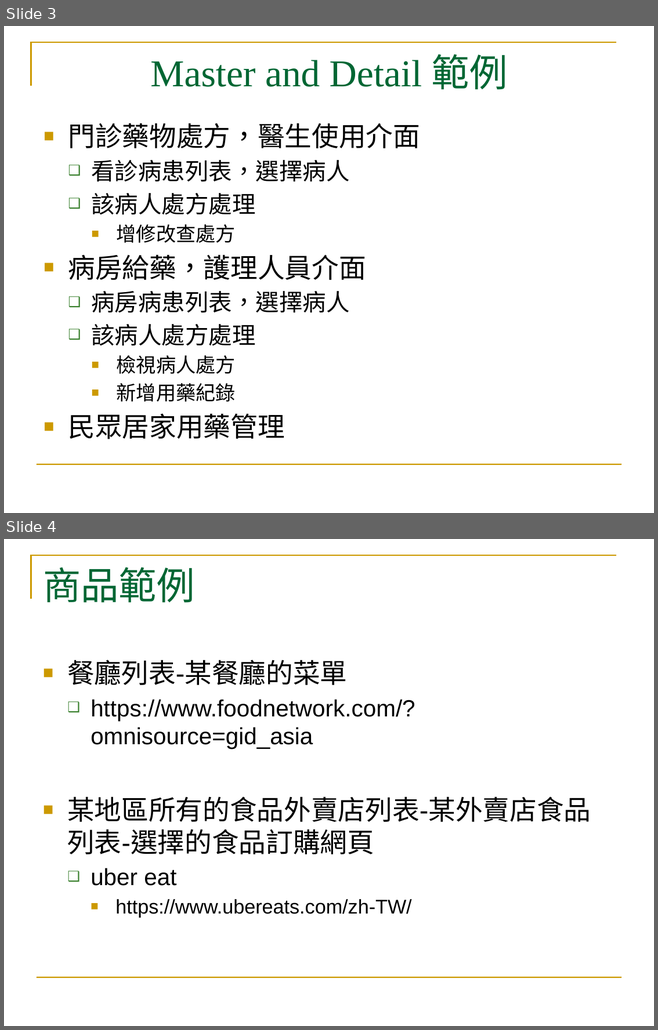
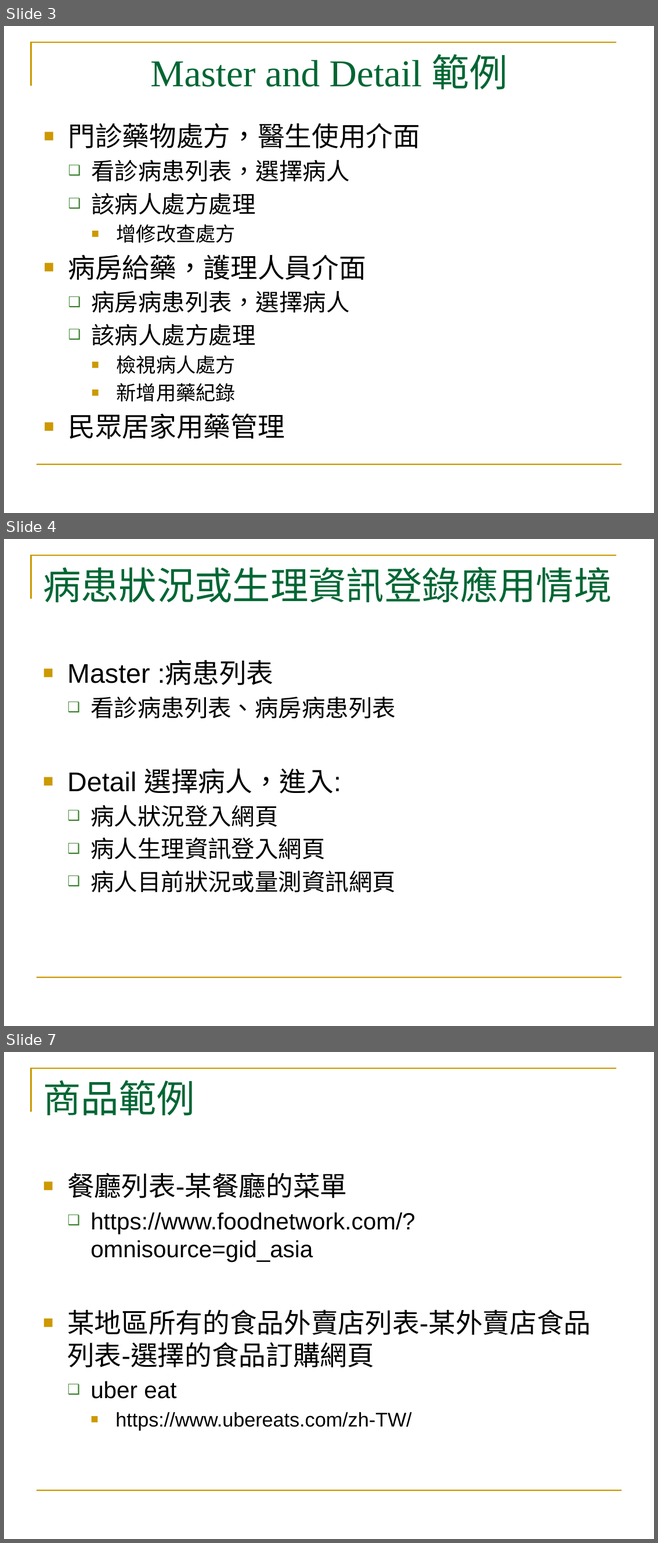
Before and after one commit to mos2718/W1, a slide deck: MasterDetail/Master_Detail 2019.pptx. Shown one above the other, each under a label of ours: slides 3 and 4 before the commit, slides 3, 4 and 7 after it; the slides between them are not shown. The pictures are 658x1030 and 658x1543 pixels, drawn with LibreOffice and Linux fonts; fonts in the diff are those of the drawing. Boxes give left, top, right and bottom in pixels: in the first picture for what was removed or moved away, otherwise in the second. Text is boxed around its words. In the diff, an @@ line names an element or a change of style, - is before the commit and + after.

```diff
--- a/MasterDetail/Master_Detail 2019.pptx
+++ b/MasterDetail/Master_Detail 2019.pptx
@@ slide 4 added at box(4, 539, 654, 1026), background #FFFFFF; not listed: 2 template elements that a slide beside it also shows @@
@@ title added at box(43, 567, 611, 603), 42 pt, text #006633 @@
+病患狀況或生理資訊登錄應用情境
@@ text added at box(67, 661, 396, 893), 26 pt, text #000000 @@
+■ Master :病患列表
+  ❑ 看診病患列表、病房病患列表
+■ Detail 選擇病人，進入:
+  ❑ 病人狀況登入網頁
+  ❑ 病人生理資訊登入網頁
+  ❑ 病人目前狀況或量測資訊網頁
@@ what was slide 4 is now slide 7 @@
```
Also in this commit, not shown: 2 other slides added.
